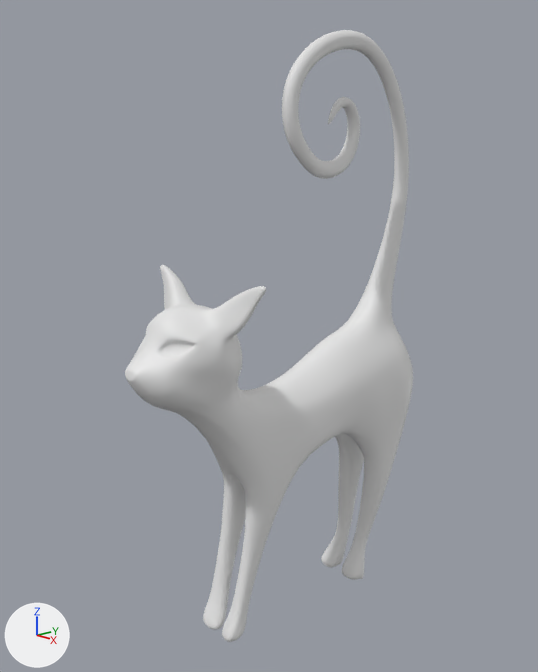
What one commit did to the Blender file cat.blend.
Both versions are drawn from a 50 mm lens placed at (4.04, -4.09, 3.84), pointed at (-0.1, -0.32, 2.36). Arrows for +X, +Y and +Z are at lower left; the lights stay in place.
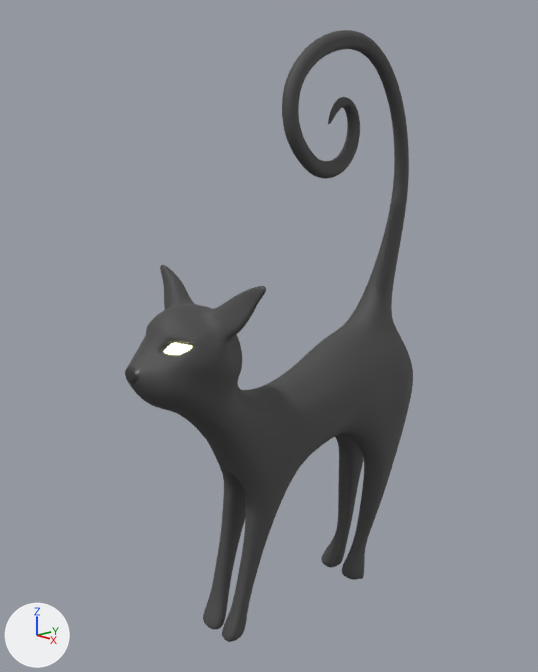
Commit message: done basic cat

What differs and where, as boxes (x1, y1, x2, y2) in the pictures (538 x 672 px):
part 1 of me_plane, recoloured: (127, 30, 413, 642) in both
part 2 of me_plane, recoloured: (125, 366, 141, 387) in both

The change, as a list of edits to the scene's bpy script:
```text
Add mat_material_002:
    mat_material_002 = principled_material('Material.002')
    mat_material_002.base_color = (0.0633, 0.0633, 0.0633)  # dark grey #474747
    mat_material_002.metallic = 0.627
    mat_material_002.roughness = 0.418
Add mat_material:
    mat_material = principled_material('Material')
    mat_material.base_color = (0.0669, 0.0669, 0.0669)  # dark grey #494949
    mat_material.roughness = 0.659
Add mat_material_001:
    mat_material_001 = principled_material('Material.001')
    mat_material_001.base_color = (0.8, 0.8, 0.8)  # white #e7e7e7
    mat_material_001.emission_color = (0.966, 1.0, 0.417)  # beige #fbffad
    mat_material_001.emission_strength = 5.1
Change me_plane:
    where me_plane.from_pydata(...)  # 363 vertices, 327 faces; spans x -0.2..3.5, y -10.4..6.5, z -10.8..16.6
    used by ob_plane; location = (0.0, 0.126, 1.835); scale = (0.17, 0.17, 0.17)
    me_plane part 1: 317 of the faces centred in x 0.0..3.5, y -10.3..6.1, z -10.8..16.4 switch from no material to mat_material (dark grey #494949)
    me_plane part 2: 6 of the faces centred in x 0.1..0.4, y -10.4..-10.3, z 2.7..3.2 switch from no material to mat_material_002 (dark grey #474747)
    add me_plane.materials.append(mat_material_001)  # white #e7e7e7
```
